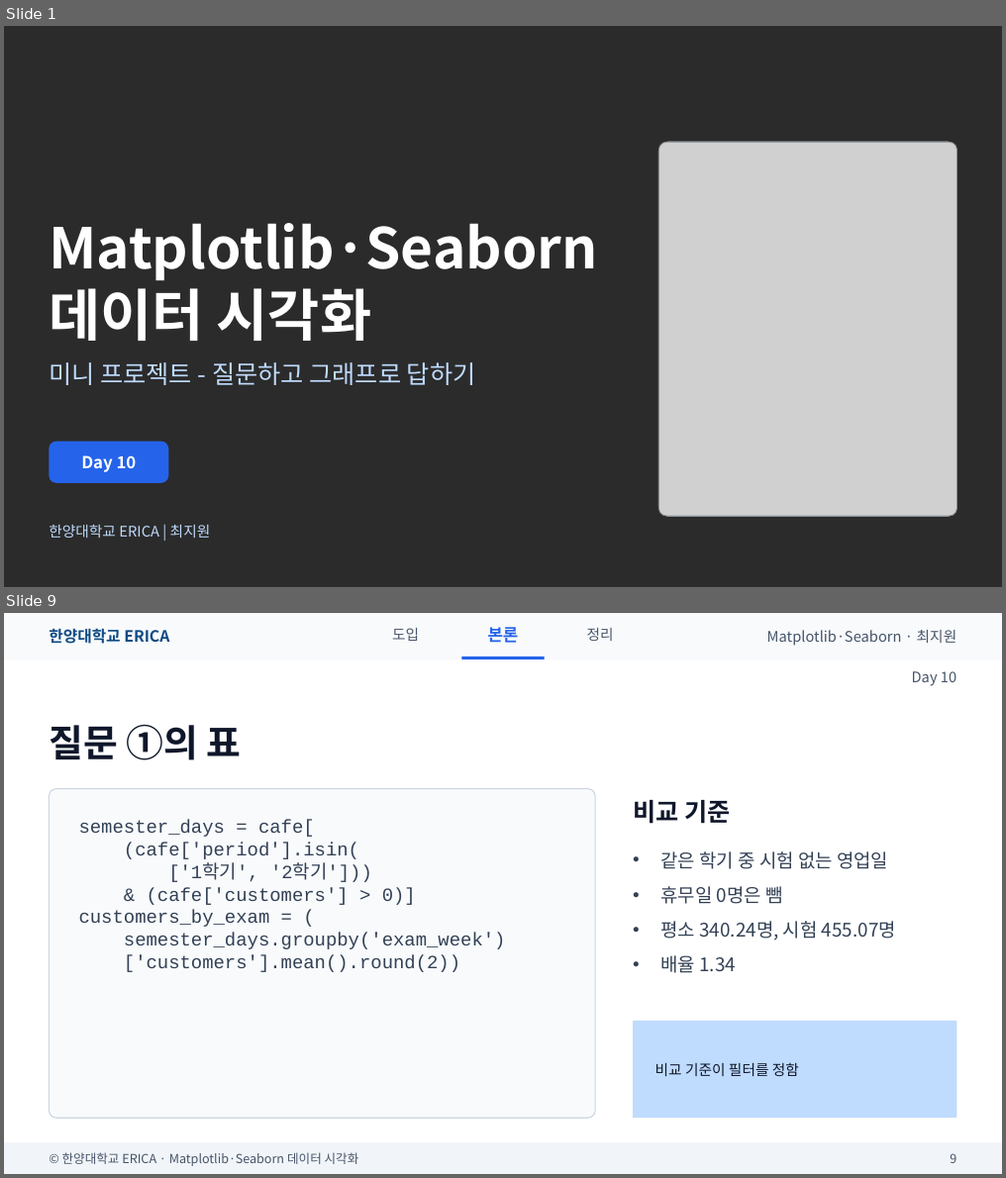
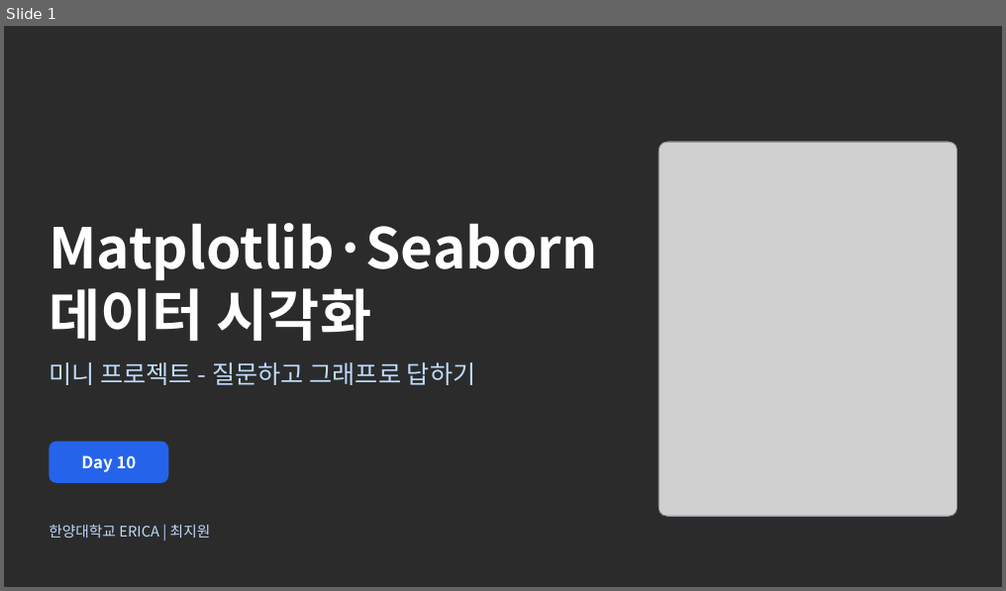
Before and after one commit to wonguwon/generate_lesson, a slide deck: materials/matplotlib-seaborn/ppt/Day10/Day10_미니프로젝트.pptx. Shown one above the other, each under a label of ours: slides 1 and 9 before the commit, slide 1 after it; the slides between them are not shown. The pictures are 1006x1178 and 1006x591 pixels, drawn with LibreOffice and Linux fonts; fonts in the diff are those of the drawing; grey boxes stand for pictures; background and template pictures are left out; a plain dark background stands for a picture behind light text. Boxes give left, top, right and bottom in pixels: in the first picture for what was removed or moved away, otherwise in the second. Text is boxed around its words. In the diff, an @@ line names an element or a change of style, - is before the commit and + after.

```diff
--- a/materials/matplotlib-seaborn/ppt/Day10/Day10_미니프로젝트.pptx
+++ b/materials/matplotlib-seaborn/ppt/Day10/Day10_미니프로젝트.pptx
@@ slide 9 removed at (4, 613, 1002, 1174), background #FFFFFF @@
@@ rectangle removed at (4, 613, 1002, 660) @@
@@ text removed at (49, 628, 169, 644) @@
-한양대학교 ERICA
@@ text removed at (392, 628, 419, 641) @@
-도입
@@ text removed at (488, 627, 519, 643) @@
-본론
@@ text removed at (587, 628, 614, 641) @@
-정리
@@ text removed at (767, 630, 957, 646) @@
-Matplotlib·Seaborn · 최지원
@@ rectangle removed at (462, 657, 545, 660) @@
@@ text removed at (912, 671, 956, 686) @@
-Day 10
@@ title removed at (49, 725, 242, 761) @@
-질문 ①의 표
@@ rounded rectangle removed at (49, 789, 595, 1118) @@
@@ text removed at (79, 820, 506, 972) @@
-semester_days = cafe[
-(cafe['period'].isin(
-['1학기', '2학기']))
-& (cafe['customers'] > 0)]
-customers_by_exam = (
-semester_days.groupby('exam_week')
-['customers'].mean().round(2))
@@ text removed at (633, 800, 730, 824) @@
-비교 기준
@@ text removed at (660, 852, 896, 973) @@
-• 같은 학기 중 시험 없는 영업일
-• 휴무일 0명은 뺌
-• 평소 340.24명, 시험 455.07명
-• 배율 1.34
@@ rectangle removed at (633, 1021, 957, 1118) @@
@@ text removed at (655, 1063, 799, 1076) @@
-비교 기준이 필터를 정함
@@ rectangle removed at (4, 1143, 1002, 1174) @@
@@ text removed at (62, 1153, 359, 1166) @@
-© 한양대학교 ERICA · Matplotlib·Seaborn 데이터 시각화
@@ text removed at (949, 1154, 956, 1163) @@
-9
```
Also in this commit, not shown: 14 slides changed, 1 slide added, 3 other slides removed, 3 other files.
